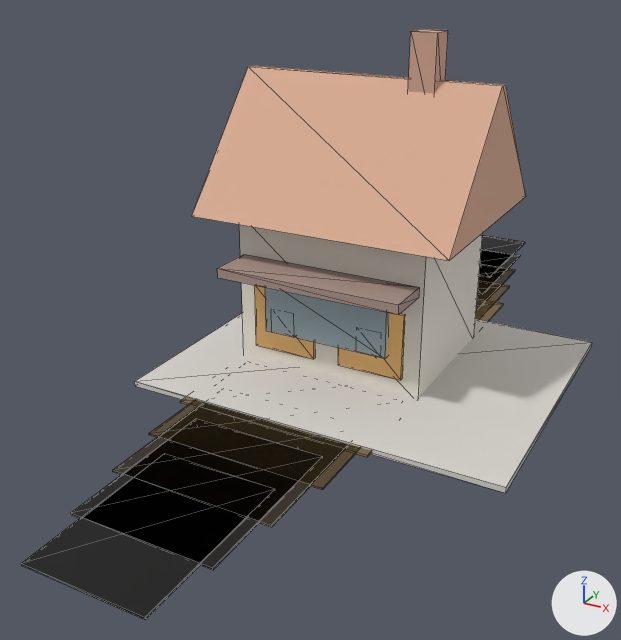
Renders of the glTF model packages/client/public/models/plc_pub.glb from each side of a commit.
Camera for both pictures: a 50 mm lens placed at (1.19, -2.65, 1.46), pointed at (-0.17, -0.18, 0.22). Arrows for +X, +Y and +Z are at lower right; the lights stay in place. The picture after the commit comes second. Mesh edges are drawn as thin lines. Where no turn or scale is listed for an object, it has been applied to the vertices. Vertices at exactly the same position are counted once.

Names of what the first picture shows: 'plc_village_shop'.
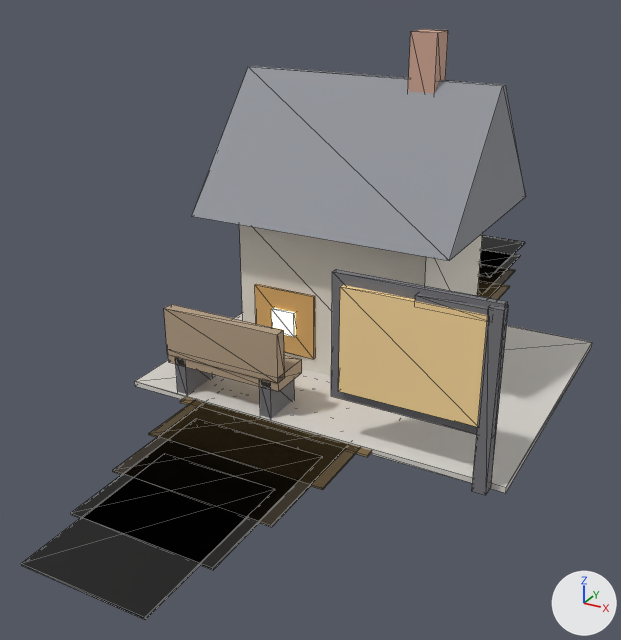
The change, as a diff of the scene's bpy script:
```diff
--- a/packages/client/public/models/plc_pub.glb.py
+++ b/packages/client/public/models/plc_pub.glb.py
@@ mat_pubracket_mat @@
+mat_pubracket_mat = principled_material('pubracket_mat')
+mat_pubracket_mat.base_color = (0.18, 0.18, 0.196)  # grey #76767a
+mat_pubracket_mat.roughness = 0.75
@@ mat_pupost_mat @@
+mat_pupost_mat = principled_material('pupost_mat')
+mat_pupost_mat.base_color = (0.18, 0.18, 0.196)  # grey #76767a
+mat_pupost_mat.roughness = 0.75
@@ mat_puh_roofmat @@
+mat_puh_roofmat = principled_material('puh_roofmat')
+mat_puh_roofmat.base_color = (0.29, 0.302, 0.333)  # grey #93959c
+mat_puh_roofmat.roughness = 0.75
@@ me_vsp @@
-me_vsp.from_pydata(...)  # 192 vertices, 288 faces; spans x -0.68..0.68, y -1.47..1.67, z 0.0..1.19
+me_vsp.from_pydata(...)  # 240 vertices, 360 faces; spans x -0.68..0.68, y -1.47..1.67, z 0.0..1.19
+# me_vsp part 1: a new loose piece, a box spanning x 0.153..0.595, y -0.597..-0.559, z 0.212..0.553, in mat_pusign_mat (beige #ffdd9e)
+# me_vsp part 2: a new loose piece, a box spanning x 0.119..0.629, y -0.58..-0.556, z 0.178..0.587, in mat_pusignframe_mat (grey #76767a)
+# me_vsp part 3: a new loose piece, a box spanning x -0.527..-0.085, y -0.553..-0.4, z 0.128..0.179, in mat_pubench_mat (beige #b8a287)
+# me_vsp part 4: a new loose piece, a box spanning x -0.527..-0.085, y -0.557..-0.514, z 0.161..0.332, in mat_pubenchback_mat (beige #b8a287)
+# me_vsp part 5: a new loose piece, a box spanning x -0.497..-0.455, y -0.553..-0.4, z 0.0..0.153, in mat_pubenchleg_mat (grey #76767a)
+# me_vsp part 6: a new loose piece, a box spanning x -0.157..-0.115, y -0.553..-0.4, z 0.0..0.153, in mat_pubenchleg_mat (grey #76767a)
+# me_vsp part 7
+# 4 vertices are removed from x -0.44, y -0.36..-0.19, z 0.39..0.43
+# 10 faces are deleted
+# 12 vertices move from x -0.34..0.24, y -0.36..-0.18, z 0.15..0.43 to x 0.38..0.63, y -0.6..-0.56, z 0.0..0.58
+# 4 vertices are added at (0.59, -0.6, 0.0), (0.59, -0.6, 0.58), (0.59, -0.56, 0.0), (0.59, -0.56, 0.58)
+# 10 new faces join them, mat_pupost_mat (grey #76767a)
+# me_vsp part 8: 12 faces spanning x -0.58..0.37, y -0.31..0.51, z 0.58..1.04 switch from mat_vsh_roofmat (beige #dbad93) to mat_puh_roofmat (grey #93959c)
+# me_vsp part 9: 2 faces spanning x 0.63, y -0.6..-0.56, z 0.0..0.58 switch from mat_vsa_mat (beige #ad958b) to mat_pupost_mat (grey #76767a)
+# me_vsp part 10: 12 faces spanning x 0.38..0.6, y -0.59..-0.56, z 0.54..0.57 switch from mat_vsw_mat (light grey #a4b8c0) to mat_pubracket_mat (grey #76767a)
 me_vsp.materials.append(mat_vsp_mat)
@@ me_vsp @@
 me_vsp.materials.append(mat_lamp_sp4)
+me_vsp.materials.append(mat_pusign_mat)  # beige #ffdd9e
+me_vsp.materials.append(mat_pusignframe_mat)  # grey #76767a
+me_vsp.materials.append(mat_pubench_mat)  # beige #b8a287
+me_vsp.materials.append(mat_pubenchback_mat)  # beige #b8a287
+me_vsp.materials.append(mat_pubenchleg_mat)  # grey #76767a
```

What differs and where, as boxes [x1, y1, x2, y2] in the pictures (621 x 640 px; the box of a moved part takes in the faces that stretch with it):
part 1 of me_vsp, added (beige): after [339, 285, 488, 427]
part 2 of me_vsp, added: after [331, 269, 508, 434]
part 3 of me_vsp, added (beige): after [168, 354, 302, 392]
part 4 of me_vsp, added (beige): after [164, 304, 285, 383]
part 5 of me_vsp, added: after [175, 358, 213, 395]
part 6 of me_vsp, added: after [259, 380, 294, 418]
part 7 of me_vsp, moved or reshaped: before [217, 254, 420, 315]; after [472, 305, 508, 495]
part 8 of me_vsp, recoloured (beige to grey): [192, 66, 526, 261] in both
part 9 of me_vsp, recoloured: before [399, 288, 420, 314]; after [486, 305, 509, 492]
part 10 of me_vsp, recoloured: before [265, 287, 389, 358]; after [415, 294, 488, 315]
